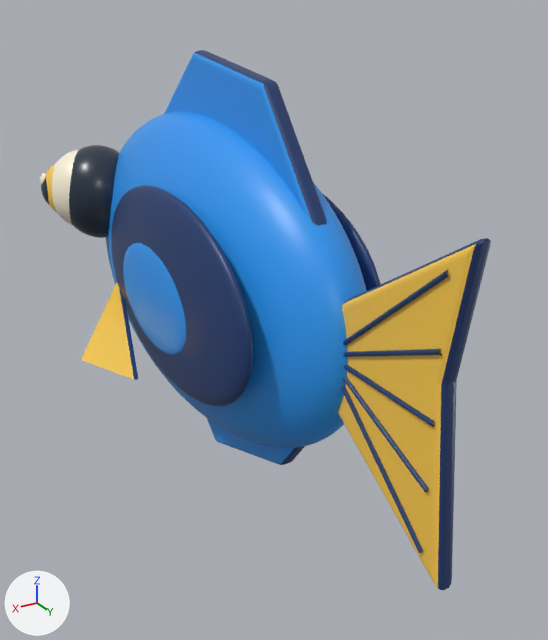
What one commit did to the glTF model client/assets/models/blue-tang-hd.glb.
One viewpoint serves both versions: a 50 mm lens placed at (1.35, 2.74, 1.09), pointed at (-0.07, 0.39, -0.09). Arrows for +X, +Y and +Z are at lower left; the lights stay in place. The first picture is the older version. Where no turn or scale is listed for an object, it has been applied to the vertices. Vertices at exactly the same position are counted once.

The older version as bpy lines, for what is in view:
```python
me_body = bpy.data.meshes.new('Body')
me_body.from_pydata(...)  # 12728 vertices, 25360 faces; spans x -0.59..0.59, y -1.04..1.02, z -0.81..0.89
# faces by material slot: [10568, 5512, 3312, 2764, 3204]
me_body.materials.append(mat_lagoon)  # blue #2c99f3
me_body.materials.append(mat_ink)  # dark blue #243242
me_body.materials.append(mat_pearl)  # pale yellow #fff5dd
me_body.materials.append(mat_honey)  # yellow #ffce50
me_body.materials.append(mat_midnight)  # dark blue #213c6f
me_fin_ray = bpy.data.meshes.new('Fin ray')
me_fin_ray.from_pydata(...)  # 254 vertices, 420 faces; spans x -0.035..0.047, y 0.83..1.498, z -0.541..0.542
# faces by material slot: [310, 110]
me_fin_ray.materials.append(mat_midnight)  # dark blue #213c6f
me_fin_ray.materials.append(mat_honey)  # yellow #ffce50
ob_bodymesh = bpy.data.objects.new('BodyMesh', me_body)
ob_bodymesh.location = (0.0, 0.0, 0.0)
ob_tailmesh = bpy.data.objects.new('TailMesh', me_fin_ray)
ob_tailmesh.location = (0.0, 0.0, 0.0)
```
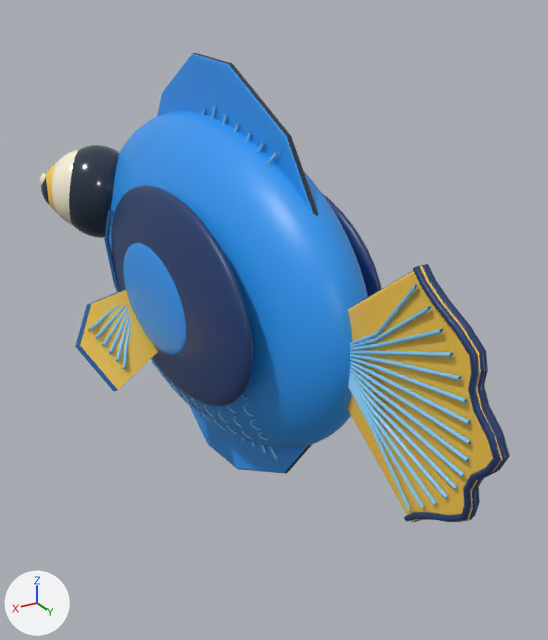
Pixel boxes (x1, y1, x2, y2) of what changed, in the pictures (548 x 640 px):
'BodyMesh', reshaped
    before: (40, 50, 381, 465)
    after: (40, 53, 381, 474)
'TailMesh', reshaped (6% wider, 27% shorter)
    before: (338, 238, 491, 590)
    after: (347, 264, 510, 522)
'FlipperMesh.001', added
    after: (75, 289, 158, 391)
    faces in mat_honey (yellow #ffce50): (80, 290, 158, 390)
    faces in mat_reef_fin_rays (blue #8bd3fa): (88, 305, 132, 369)
    faces in mat_reef_detail (blue #1d5d99): (75, 289, 137, 391)
part 1 of me_body, reshaped
    before: (81, 50, 327, 465)
    after: (104, 53, 318, 474)
part 2 of me_fin_ray, rebuilt (27% shorter)
    before: (338, 238, 491, 590)
    after: (347, 265, 506, 522)
part 3 of me_fin_ray, rebuilt (14% wider, 20% shorter)
    before: (341, 270, 449, 553)
    after: (348, 284, 471, 510)
part 4 of me_fin_ray, added
    after: (425, 264, 510, 517)
part 5 of me_fin_ray, added
    after: (404, 266, 501, 522)

Edits to the bpy script that builds the scene:
```text
Add mat_reef_fin_rays:
    mat_reef_fin_rays = principled_material('Reef fin rays')
    mat_reef_fin_rays.base_color = (0.26, 0.65, 0.96)  # blue #8bd3fa
    mat_reef_fin_rays.roughness = 0.28
Add mat_reef_detail:
    mat_reef_detail = principled_material('Reef detail')
    mat_reef_detail.base_color = (0.012, 0.11, 0.32)  # blue #1d5d99
    mat_reef_detail.roughness = 0.35
Change me_body:
    used by ob_bodymesh; location = (0.0, 0.0, 0.0)
    remove me_body.from_pydata(...)  # 12728 vertices, 25360 faces; spans x -0.59..0.59, y -1.04..1.02, z -0.81..0.89
    add me_body.from_pydata(...)  # 22096 vertices, 40852 faces; spans x -0.48..0.48, y -1.05..1.02, z -0.88..0.88
    me_body part 1: 23 vertices moved within x -0.45..0.45, y -1.01..0.92, z -0.48..0.66; 346 vertices removed from x -0.59..0.59, y -0.59..0.93, z -0.81..0.89; 9174 vertices added at x -0.46..0.46, y -1.05..0.94, z -0.88..0.88
    other edits to the shape of me_body do not show in these pictures
    add me_body.materials.append(mat_reef_fin_rays)  # blue #8bd3fa
    add me_body.materials.append(mat_reef_detail)  # blue #1d5d99
Change me_fin_ray:
    used by ob_tailmesh; location = (0.0, 0.0, 0.0)
    remove me_fin_ray.from_pydata(...)  # 254 vertices, 420 faces; spans x -0.035..0.047, y 0.83..1.498, z -0.541..0.542
    add me_fin_ray.from_pydata(...)  # 1675 vertices, 2818 faces; spans x -0.05..0.05, y 0.85..1.642, z -0.426..0.426
    me_fin_ray part 2: the loose piece of 162 vertices spanning x -0.035..0.035, y 0.83..1.498, z -0.541..0.542 is rebuilt with 451 vertices and now spans x -0.034..0.034, y 0.85..1.642, z -0.426..0.426
    me_fin_ray part 3: the loose piece of 92 vertices spanning x 0.031..0.047, y 0.905..1.425, z -0.446..0.446 is rebuilt with 422 vertices and now spans x -0.006..0.05, y 0.897..1.54, z -0.374..0.374, in mat_reef_fin_rays (blue #8bd3fa)
    me_fin_ray part 4: a new loose piece of 190 vertices spanning x -0.047..0.017, y 1.291..1.641, z -0.424..0.424, in mat_midnight (dark blue #213c6f)
    me_fin_ray part 5: a new loose piece of 190 vertices spanning x -0.017..0.047, y 1.291..1.641, z -0.424..0.424, in mat_midnight (dark blue #213c6f)
    other edits to the shape of me_fin_ray do not show in these pictures
    add me_fin_ray.materials.append(mat_reef_fin_rays)  # blue #8bd3fa
Add me_flipper_ray_006:
    me_flipper_ray_006.from_pydata(...)  # 236 vertices, 348 faces; spans x 0.262..0.638, y -0.227..0.248, z -0.299..-0.08
    # faces by material slot: [240, 38, 70]
    me_flipper_ray_006.materials.append(mat_reef_fin_rays)  # blue #8bd3fa
    me_flipper_ray_006.materials.append(mat_honey)  # yellow #ffce50
    me_flipper_ray_006.materials.append(mat_reef_detail)  # blue #1d5d99
Add ob_flippermesh_001:
    ob_flippermesh_001 = bpy.data.objects.new('FlipperMesh.001', me_flipper_ray_006)
    ob_flippermesh_001.location = (0.0, 0.0, 0.0)
```
